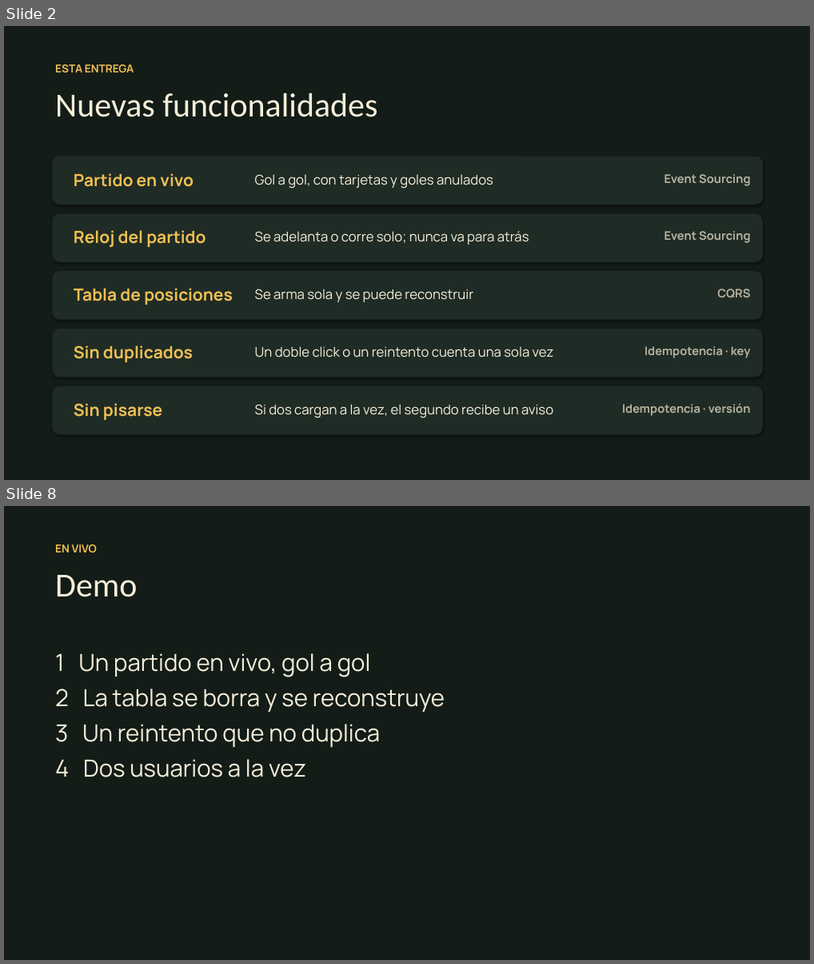
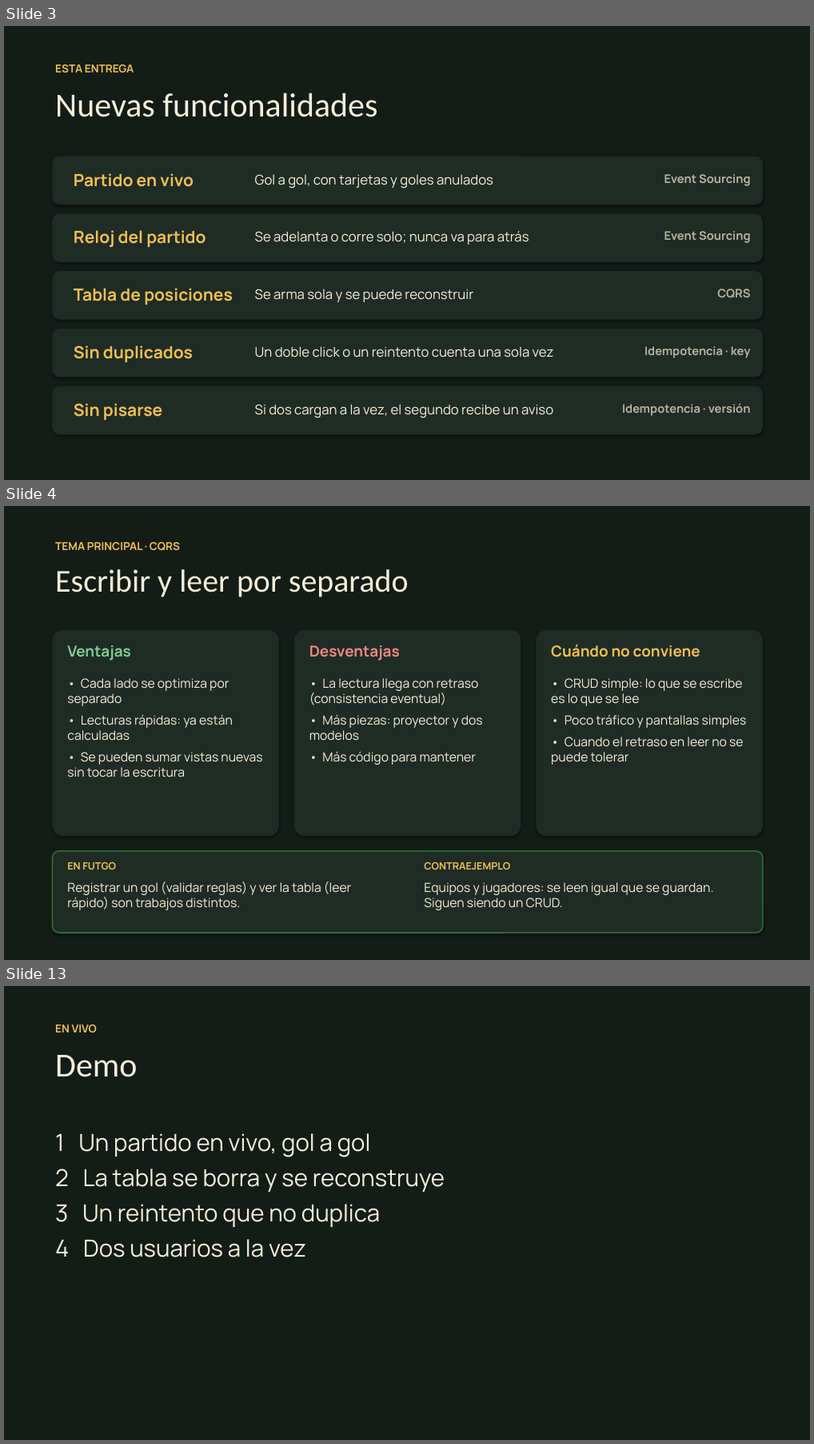
Before and after one commit to fabriJerezz/gepa-cli, a slide deck: presentacion/FutGo-presentacion.pptx. Shown one above the other, each under a label of ours: slides 2 and 8 before the commit, slides 3, 4 and 13 after it; the slides between them are not shown. The pictures are 814x964 and 814x1444 pixels, drawn with LibreOffice and Linux fonts; fonts in the diff are those of the drawing. Boxes give left, top, right and bottom in pixels: in the first picture for what was removed or moved away, otherwise in the second. Text is boxed around its words. In the diff, an @@ line names an element or a change of style, - is before the commit and + after.

```diff
--- a/presentacion/FutGo-presentacion.pptx
+++ b/presentacion/FutGo-presentacion.pptx
@@ slide 4 added at (4, 506, 810, 960), background #141C18 @@
@@ text added at (55, 542, 180, 550), 13 pt, text #F0C052, bold @@
+TEMA PRINCIPAL · CQRS
@@ text added at (55, 569, 409, 597), 38 pt, text #F6EFD9 @@
+Escribir y leer por separado
@@ rounded rectangle added at (52, 630, 279, 836), fill #1F2B25 @@
@@ text added at (67, 645, 130, 660), 18 pt, text #7FCF8E, bold @@
+Ventajas
@@ rounded rectangle added at (294, 630, 522, 836), fill #1F2B25 @@
@@ text added at (310, 645, 400, 660), 18 pt, text #EE8A7D, bold @@
+Desventajas
@@ rounded rectangle added at (536, 630, 763, 836), fill #1F2B25 @@
@@ text added at (551, 644, 701, 657), 18 pt, text #F0C052, bold @@
+Cuándo no conviene
@@ text added at (67, 678, 262, 777), 15 pt, text #F6EFD9 @@
+• Cada lado se optimiza por separado
+• Lecturas rápidas: ya están calculadas
+• Se pueden sumar vistas nuevas sin tocar la escritura
@@ text added at (310, 678, 483, 764), 15 pt, text #F6EFD9 @@
+• La lectura llega con retraso (consistencia eventual)
+• Más piezas: proyector y dos modelos
+• Más código para mantener
@@ text added at (551, 678, 747, 764), 15 pt, text #F6EFD9 @@
+• CRUD simple: lo que se escribe es lo que se lee
+• Poco tráfico y pantallas simples
+• Cuando el retraso en leer no se puede tolerar
@@ rounded rectangle added at (52, 851, 763, 932), fill #1F2B25, outline #2C6E3A 1.5 pt @@
@@ text added at (67, 861, 116, 869), 12 pt, text #F0C052, bold @@
+EN FUTGO
@@ text added at (424, 861, 510, 869), 12 pt, text #F0C052, bold @@
+CONTRAEJEMPLO
@@ text added at (67, 881, 351, 910), 15 pt, text #F6EFD9 @@
+Registrar un gol (validar reglas) y ver la tabla (leer rápido) son trabajos distintos.
@@ text added at (424, 882, 714, 910), 15 pt, text #F6EFD9 @@
+Equipos y jugadores: se leen igual que se guardan. Siguen siendo un CRUD.
@@ what was slide 2 is now slide 3 @@
@@ what was slide 8 is now slide 13 @@
```
Also in this commit, not shown: 2 slides changed, 7 other slides added, 3 slides removed, 1 other file.
